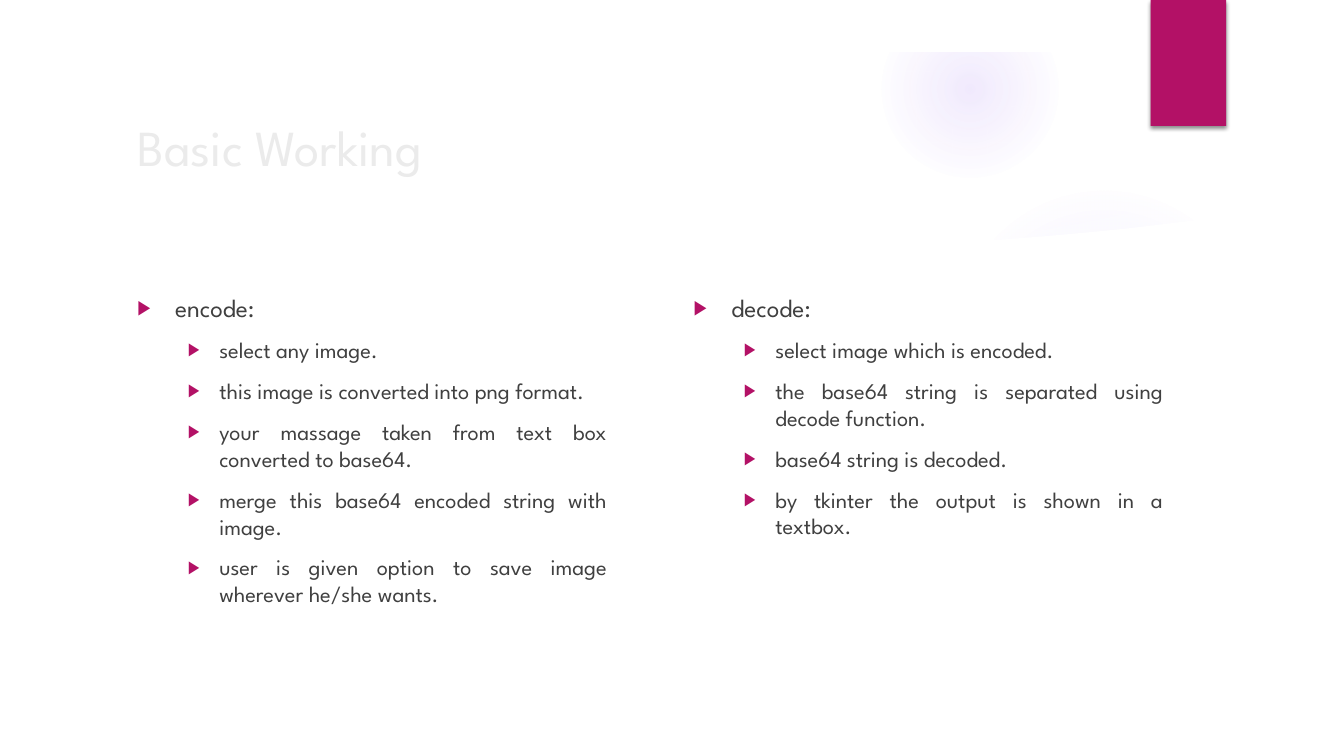
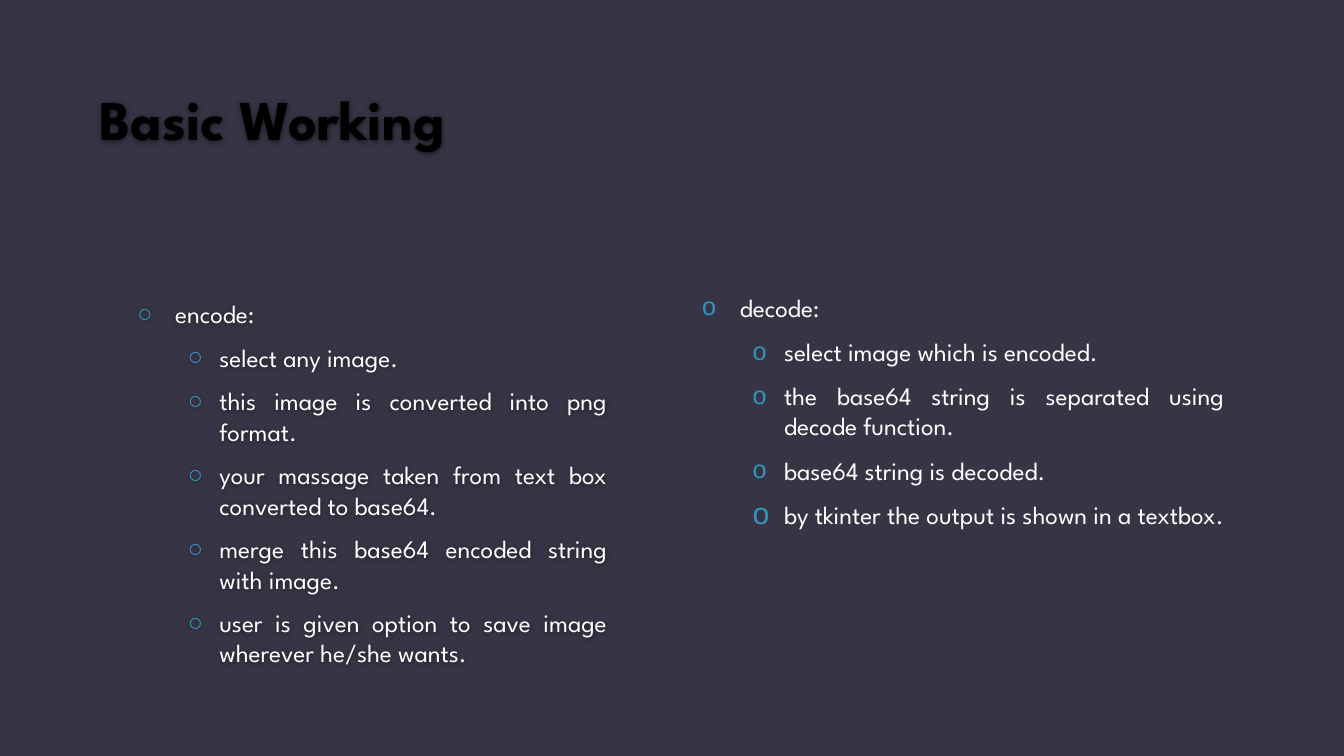
Before and after one commit to malay21/image-steganography, a slide deck: slide 4 of documents/Internship presentation.pptx (slide 5 before the commit). Drawn at 1344x756 pixels with LibreOffice and Linux fonts; fonts in the diff are those of the drawing; background and template pictures are left out. Boxes give left, top, right and bottom in pixels: in the first picture for what was removed or moved away, otherwise in the second. Text is boxed around its words. In the diff, an @@ line names an element or a change of style, - is before the commit and + after.

```diff
--- a/documents/Internship presentation.pptx
+++ b/documents/Internship presentation.pptx
@@ background picture (left out) to #373545 @@
@@ group removed at (0, 0, 1344, 756): 5 ellipses, 3 freeform shapes @@
@@ rectangle removed at (1150, 0, 1226, 126) @@
@@ text "Basic Working": place and size @@
-text "Basic Working" at (127, 107, 1093, 185)
+text "Basic Working" at (99, 101, 444, 152)
@@ text "Basic Working" at (99, 101, 444, 152): size 36 to 40 pt, text colour #EBEBEB to #000000, bold on; vertical alignment middle to bottom @@
@@ text "encode:" at (175, 305, 607, 665): text colour #404040 to #FFFFFF, size 16 to 18 pt; bullet ▶ to ○; bullet colour #B31166 to #3494BA; vertical alignment top to middle @@
@@ text "decode:": place and size @@
-text "decode:" at (731, 299, 1163, 535)
+text "decode:" at (740, 299, 1224, 530)
@@ text "decode:" at (740, 299, 1224, 530): text colour #404040 to #FFFFFF, size 16 to 18 pt; bullet ▶ to o; bullet colour #B31166 to #3494BA @@
```
Also in this commit, not shown: 6 other slides changed, 1 slide added, 4 slides removed, 5 other files.
